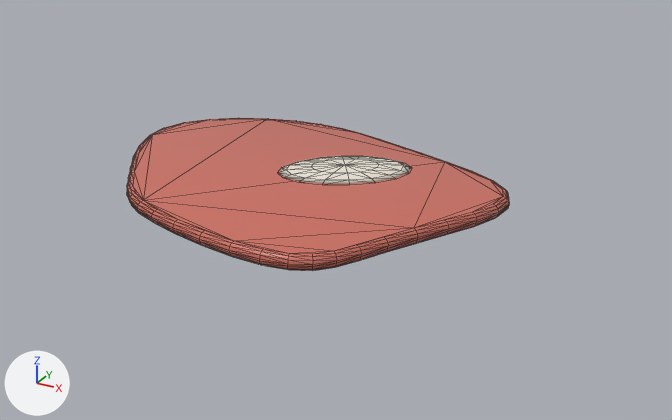
One commit to the glTF model public/models/modcar/items/prep_pool.glb: the scene before it, then after it.
Both versions are drawn from a camera (50 mm lens) standing at (0.0929, -0.1503, 0.0726) and looking at (0.0093, 0.0018, -0.0034). Every picture has the same lights, and +X, +Y and +Z are marked at lower left. The first picture is the older version. Mesh edges are drawn as thin lines. Vertices at exactly the same position are counted once.

The first picture shows 'PART'.
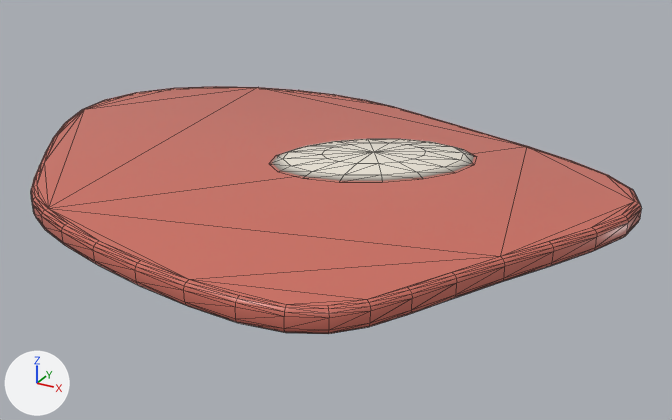
Changed parts and their boxes [x1, y1, x2, y2] in the pictures (672 x 420 px; the box of a moved part takes in the faces that stretch with it):
'PART', reshaped (60% wider, 62% taller): before [127, 118, 509, 271]; after [31, 86, 642, 334]
part 1 of me_part, moved or reshaped: before [279, 156, 411, 184]; after [272, 139, 474, 181]
part 2 of me_part, rebuilt (60% wider, 62% taller): before [127, 118, 509, 271]; after [31, 86, 642, 334]

The edits, one by one:
me_part is used by ob_part; location (0.0, 0.0, 0.0).
me_part had 402 vertices, 796 faces and spanned x -0.0427..0.0427, y -0.0326..0.0326, z 0.0..0.0041.
me_part now has 402 vertices, 796 faces and spans x -0.0661..0.0661, y -0.0505..0.0505, z 0.0..0.0064.
me_part part 1: the loose piece of 82 vertices spanning x -0.0044..0.0204, y -0.0023..0.0183, z 0.0017..0.0041 is scaled about the mesh origin by 1.55.
me_part part 2: the loose piece of 320 vertices spanning x -0.0427..0.0427, y -0.0326..0.0326, z 0.0..0.003 is rebuilt with 320 vertices and now spans x -0.0661..0.0661, y -0.0505..0.0505, z 0.0..0.0047.
